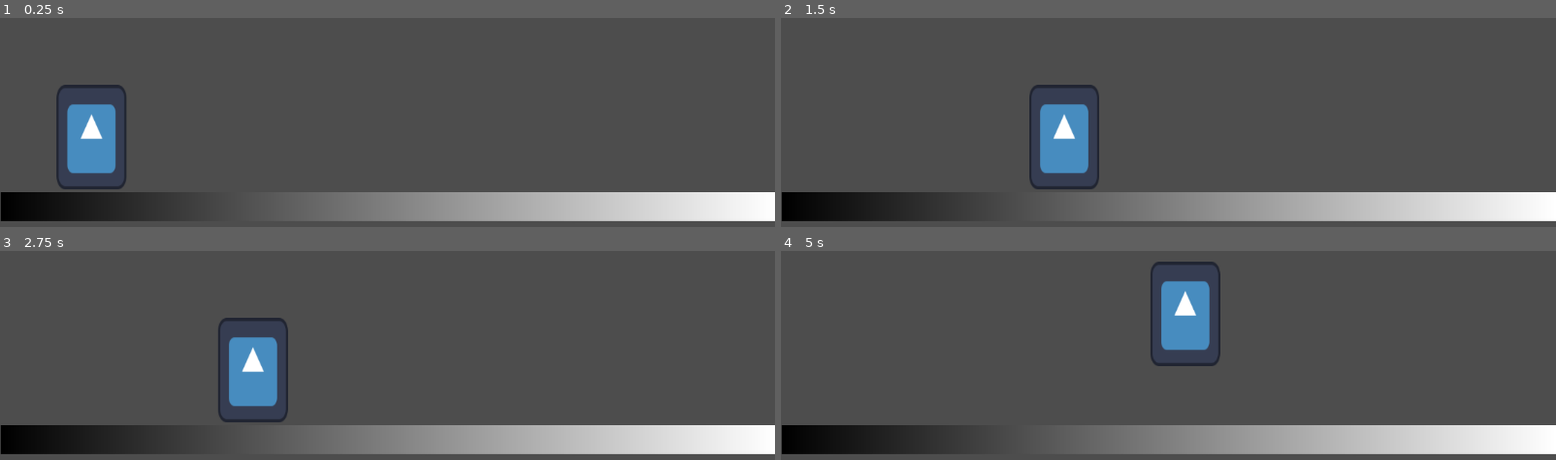
Above: before the commit, frames 1-4 (two rows, left to right).
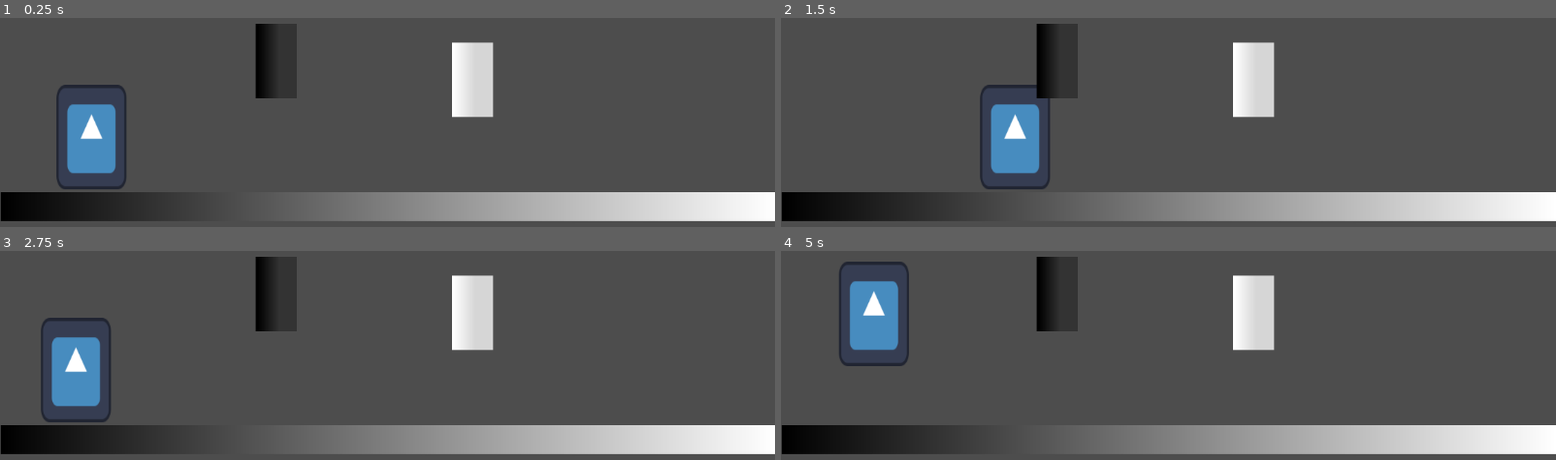
Above: after the commit, the same moments.

Repository: hugoc7/AbyssGameJam
Game: Godot game, scene res://levels/main.tscn
The game is run twice, just before and just after one commit, with the same random seed, the same clock (stepped at 60 frames per second) and the same inputs. The engine's default icon, where the game draws it, is replaced by a stand-in: a white triangle on a blue panel in a dark square.
Inputs:
- Up to frame 1 (0.25 s): no input
- Up to frame 2 (1.5 s): tap Enter (ui_accept) at 0.5, 0.77 s; hold Right (ui_right) from 0.53 s (still down)
- Up to frame 3 (2.75 s): tap Enter (ui_accept) at 1.52 s; release Right (ui_right) at 2.03 s; hold Left (ui_left) from 2.03 s (still down)
- Up to frame 4 (5 s): release Left (ui_left) at 2.78 s; hold Right (ui_right) 2.78-4.28 s; tap Enter (ui_accept) at 3.02, 3.77, 4.52 s; hold Left (ui_left) from 4.28 s (still down)

The runs differ from the first frame. In frame 1, 3.9% of the frame differs, in the area x 32-64%, y 2-48%; in frame 2, 8.7%; in frame 3, 9.2%; in frame 4, 9.3%, in the area x 7-64%, y 2-56%.

Commit message:
add enemy

Diff:
--- /dev/null
+++ b/enemy/enemy_contact.gd
@@ -0,0 +1,13 @@
+extends CharacterBody2D
+
+enum LightColor {WHITE, BLACK}
+
+@export var color = LightColor.WHITE
+@export var white_texture : Texture2D
+@export var black_texture : Texture2D
+
+func _ready():
+	if color == LightColor.WHITE:
+		$Sprite2D.texture = white_texture
+	elif color == LightColor.BLACK:
+		$Sprite2D.set_texture(black_texture)
--- /dev/null
+++ b/enemy/enemy_contact.tscn
@@ -0,0 +1,22 @@
+[gd_scene load_steps=5 format=3 uid="uid://cbe8prr8x1r0m"]
+
+[ext_resource type="Script" path="res://enemy/enemy_contact.gd" id="1_51gnd"]
+[ext_resource type="Texture2D" uid="uid://ck84532qc52ls" path="res://enemy/enemy_contact_white.tres" id="2_pe5n6"]
+[ext_resource type="Texture2D" uid="uid://bvatoiqnavh1x" path="res://enemy/enemy_contact_black.tres" id="2_uw773"]
+
+[sub_resource type="CapsuleShape2D" id="CapsuleShape2D_okoi0"]
+radius = 34.0
+height = 116.0
+
+[node name="EnemyContact" type="CharacterBody2D"]
+script = ExtResource("1_51gnd")
+white_texture = ExtResource("2_pe5n6")
+black_texture = ExtResource("2_uw773")
+
+[node name="CollisionShape2D" type="CollisionShape2D" parent="."]
+shape = SubResource("CapsuleShape2D_okoi0")
+
+[node name="Sprite2D" type="Sprite2D" parent="."]
+position = Vector2(-0.500003, -0.500004)
+scale = Vector2(0.238281, 111)
+texture = ExtResource("2_uw773")
--- /dev/null
+++ b/enemy/enemy_contact_black.tres
@@ -0,0 +1,8 @@
+[gd_resource type="GradientTexture1D" load_steps=2 format=3 uid="uid://bvatoiqnavh1x"]
+
+[sub_resource type="Gradient" id="Gradient_gwglw"]
+offsets = PackedFloat32Array(0.0444444, 0.572222)
+colors = PackedColorArray(0, 0, 0, 1, 0.2, 0.2, 0.2, 1)
+
+[resource]
+gradient = SubResource("Gradient_gwglw")
--- /dev/null
+++ b/enemy/enemy_contact_white.tres
@@ -0,0 +1,8 @@
+[gd_resource type="GradientTexture1D" load_steps=2 format=3 uid="uid://ck84532qc52ls"]
+
+[sub_resource type="Gradient" id="Gradient_gwglw"]
+offsets = PackedFloat32Array(0.0444444, 0.572222)
+colors = PackedColorArray(1, 1, 1, 1, 0.84, 0.84, 0.84, 1)
+
+[resource]
+gradient = SubResource("Gradient_gwglw")
--- a/levels/main.tscn
+++ b/levels/main.tscn
@@ -1,6 +1,7 @@
-[gd_scene load_steps=5 format=3 uid="uid://dfj3b7cqiibqm"]
+[gd_scene load_steps=6 format=3 uid="uid://dfj3b7cqiibqm"]
 
 [ext_resource type="PackedScene" uid="uid://ck8o5v52wgvf6" path="res://player/player.tscn" id="1_i6v4o"]
+[ext_resource type="PackedScene" uid="uid://cbe8prr8x1r0m" path="res://enemy/enemy_contact.tscn" id="2_e6cbe"]
 
 [sub_resource type="RectangleShape2D" id="RectangleShape2D_w26nm"]
 size = Vector2(1152, 43)
@@ -25,3 +26,10 @@
 
 [node name="Player" parent="." instance=ExtResource("1_i6v4o")]
 position = Vector2(136, 489)
+
+[node name="EnemyContact" parent="." instance=ExtResource("2_e6cbe")]
+position = Vector2(411, 401)
+color = 1
+
+[node name="EnemyContact2" parent="." instance=ExtResource("2_e6cbe")]
+position = Vector2(703, 429)
